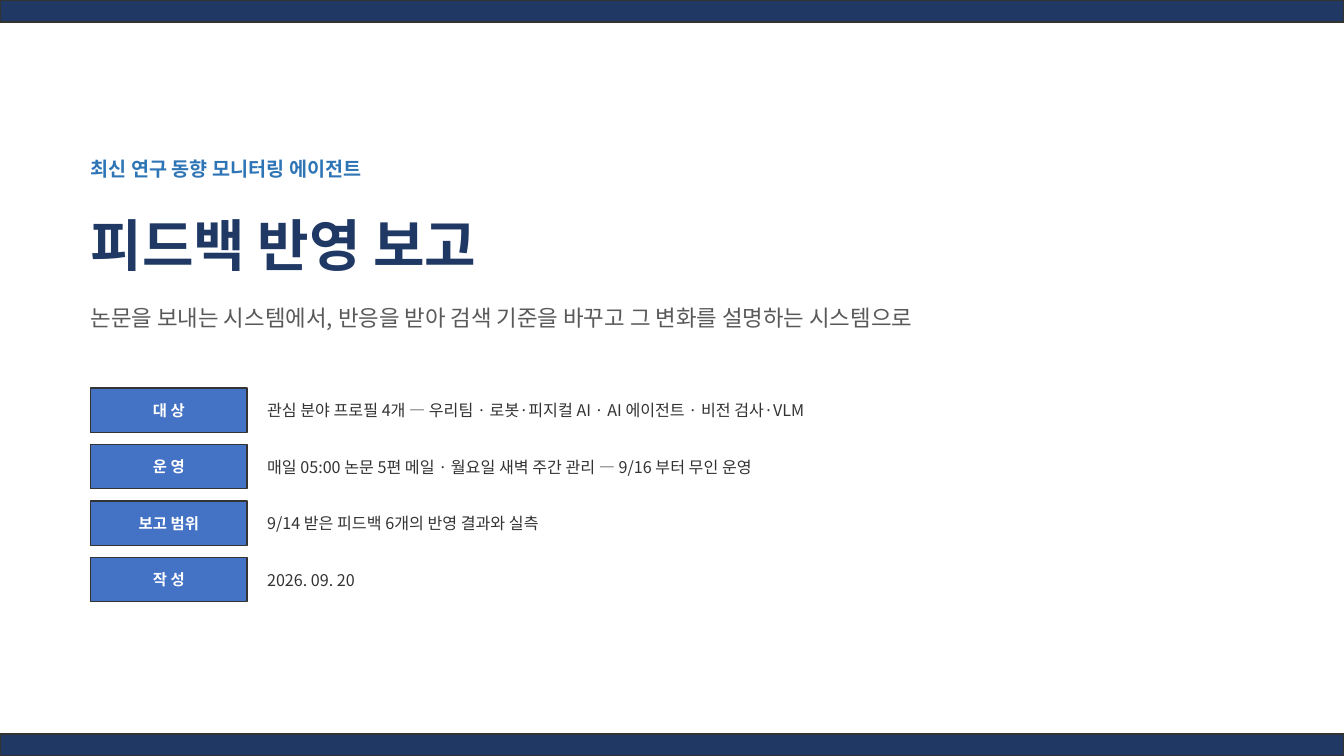
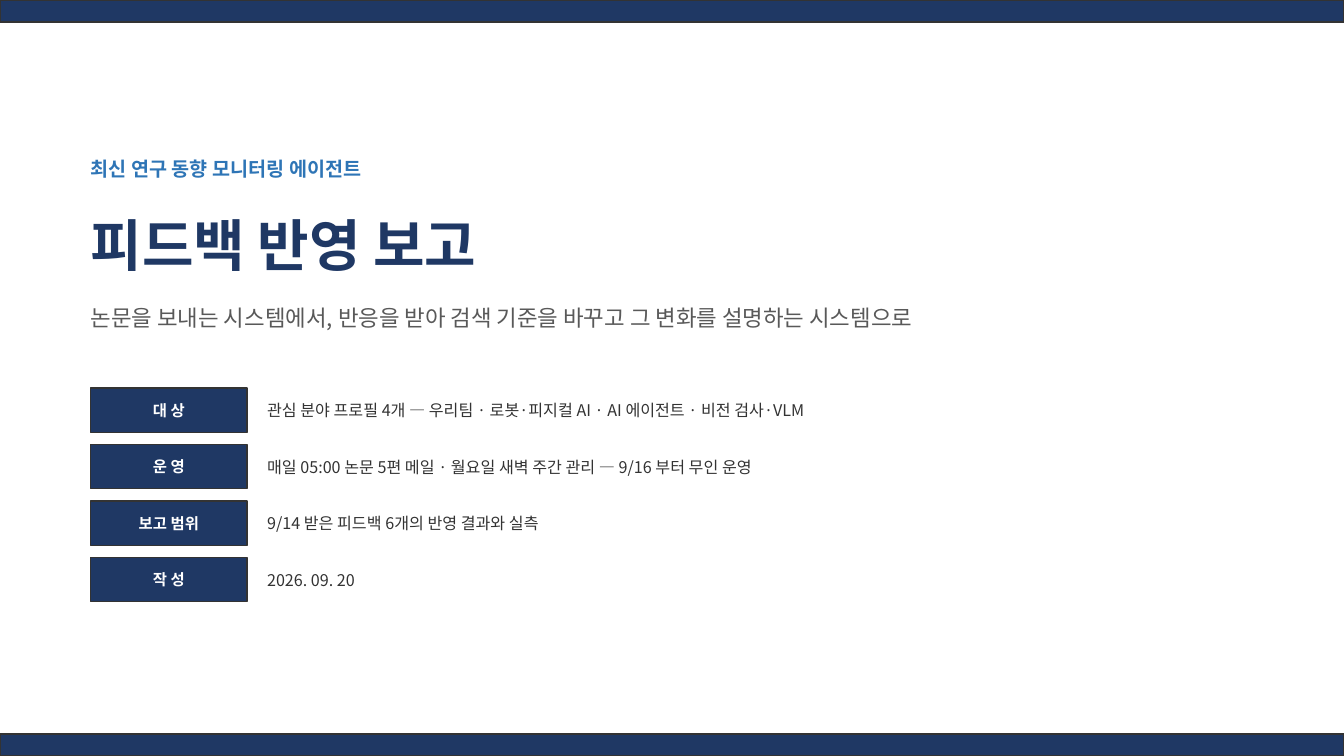
Before and after one commit to moon201595/agent, a slide deck: slide 1 of docs/diagrams_feedback_2026-09-17/피드백_반영_보고_2026-09-20.pptx. Drawn at 1344x756 pixels with LibreOffice and Linux fonts; fonts in the diff are those of the drawing. Boxes give left, top, right and bottom in pixels: in the first picture for what was removed or moved away, otherwise in the second. Text is boxed around its words. In the diff, an @@ line names an element or a change of style, - is before the commit and + after.

```diff
--- a/docs/diagrams_feedback_2026-09-17/피드백_반영_보고_2026-09-20.pptx
+++ b/docs/diagrams_feedback_2026-09-17/피드백_반영_보고_2026-09-20.pptx
@@ fill #4472C4 to #1F3864 in 4 elements at [91,388,247,433], [91,445,247,489], [91,501,247,545], [91,558,247,602] @@
```
Also in this commit, not shown: 11 other slides changed, 3 other files.
